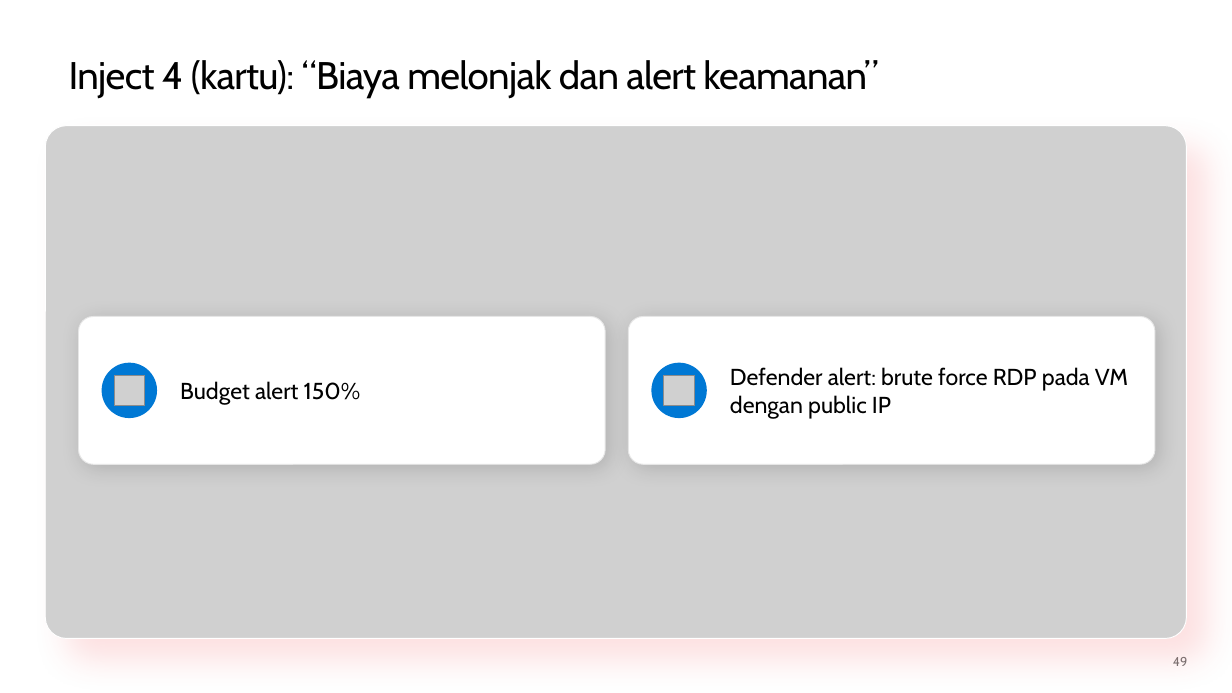
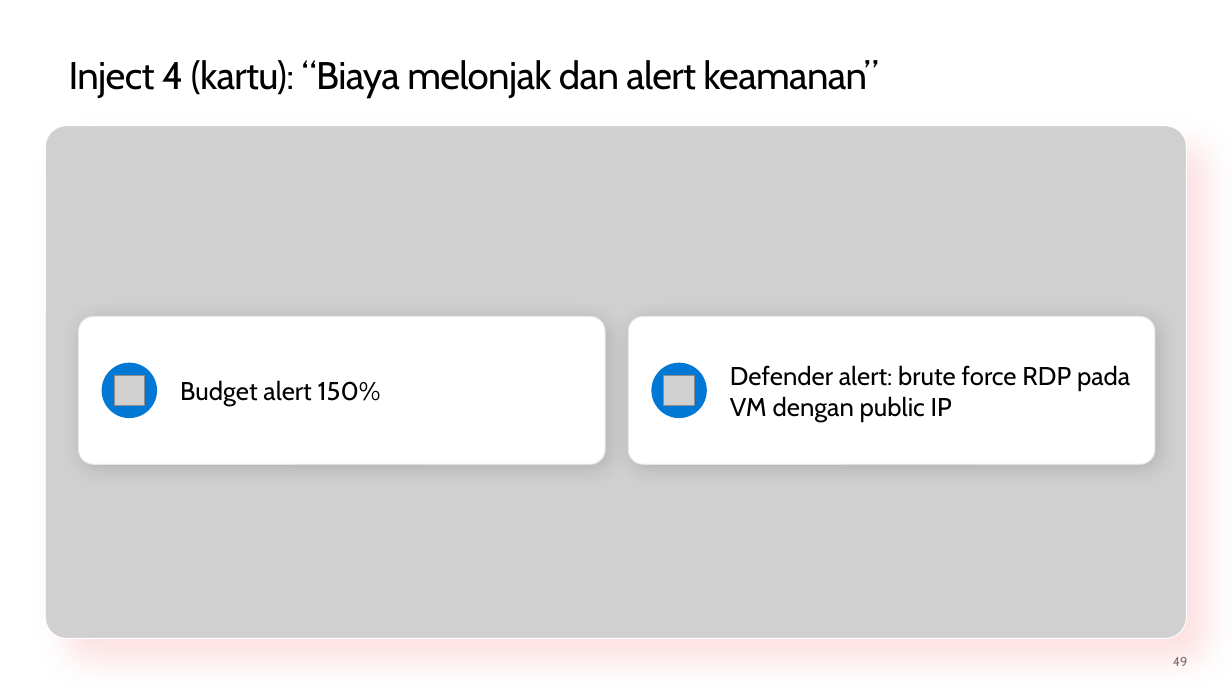
Before and after one commit to medisa-aris/azure-landing-zone-training, a slide deck: slide 49 of slides/pptx/slide_day05_automate-onboard-operate.pptx. Drawn at 1232x693 pixels with LibreOffice and Linux fonts; fonts in the diff are those of the drawing; grey boxes stand for pictures; background and template pictures are left out. Boxes give left, top, right and bottom in pixels: in the first picture for what was removed or moved away, otherwise in the second. Text is boxed around its words. In the diff, an @@ line names an element or a change of style, - is before the commit and + after.

```diff
--- a/slides/pptx/slide_day05_automate-onboard-operate.pptx
+++ b/slides/pptx/slide_day05_automate-onboard-operate.pptx
@@ text "Budget alert 150%" at [180,380,381,406]: size 18 to 20 pt @@
@@ text "Defender alert: brute force RDP ..." at [730,365,1130,421]: size 18 to 20 pt @@
```
Also in this commit, not shown: 28 other slides changed, 6 other files.
